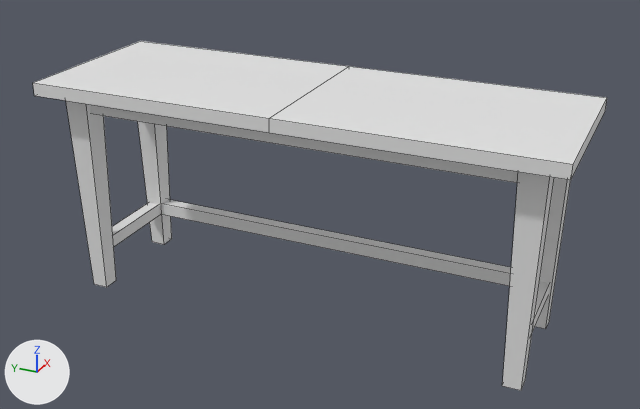
The FBX model UE/Geometry/Blockout/Table_Blockout_01.fbx as it was, and as the next commit left it.
The view is the same before and after, from a 50 mm camera at (-2.86, -1.32, 1.87) aimed at (-0.01, -0.03, 0.45). The lights are fixed; the arrows at lower left show +X, +Y and +Z. Mesh edges are drawn as thin lines.

In view in the first picture: 'Table_Blockout_01'.
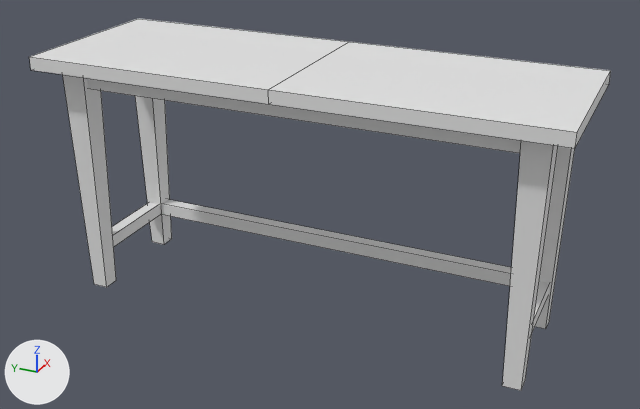
The change in detail:
me_cube_004 has 100 vertices, 54 faces and spans x -0.35..0.35, y -1.0..1.0, z 0.0..0.9.
me_cube_004 is used by ob_table_blockout_01; location (0.0, 0.0, 0.0).
Before the commit, vertices of me_cube_004: 9 (-0.27, 0.83, 0.87), 11 (-0.27, 0.93, 0.87), 13 (-0.17, 0.83, 0.87), 15 (-0.17, 0.93, 0.87).
Before the commit, vertices of me_cube_004: 17 (0.27, 0.83, 0.87), 19 (0.27, 0.93, 0.87), 21 (0.17, 0.83, 0.87), 23 (0.17, 0.93, 0.87).
Before the commit, vertices of me_cube_004: 29 (-0.27, -0.83, 0.87), 31 (-0.27, -0.93, 0.87), 33 (-0.17, -0.83, 0.87), 35 (-0.17, -0.93, 0.87).
Before the commit, vertices of me_cube_004: 37 (0.27, -0.83, 0.87), 39 (0.27, -0.93, 0.87), 41 (0.17, -0.83, 0.87), 43 (0.17, -0.93, 0.87).
me_cube_004 part 1: the loose piece of 12 vertices spanning x -0.35..0.35, y -1.0..1.0, z 0.85..0.9 is moved by (0.0, 0.0, 0.1).
me_cube_004 part 2: the loose piece of 8 vertices spanning x -0.25..-0.19, y -0.9..0.9, z 0.77..0.86 is moved by (0.0, 0.0, 0.1).
Part 3, on me_cube_004:
Vertices 9, 11, 13, 15 of me_cube_004 move by (0.0, 0.0, 0.1).
Part 4, on me_cube_004:
Vertices 17, 19, 21, 23 of me_cube_004 move by (0.0, 0.0, 0.1).
Part 5, on me_cube_004:
Vertices 29, 31, 33, 35 of me_cube_004 move by (0.0, 0.0, 0.1).
Part 6, on me_cube_004:
Vertices 37, 39, 41, 43 of me_cube_004 move by (0.0, 0.0, 0.1).

Boxes [x1, y1, x2, y2] around the edits, measured in the pictures (640 x 409 px; the box of a moved part takes in the faces that stretch with it):
'Table_Blockout_01', reshaped (7% taller): before [33, 41, 607, 391]; after [29, 18, 611, 391]
part 1 of me_cube_004, moved or reshaped: before [33, 41, 607, 180]; after [29, 18, 611, 148]
part 2 of me_cube_004, moved or reshaped: before [90, 104, 518, 183]; after [87, 78, 521, 153]
part 3 of me_cube_004, moved or reshaped: before [66, 101, 116, 287]; after [62, 74, 116, 287]
part 4 of me_cube_004, moved or reshaped: before [138, 122, 172, 244]; after [135, 96, 172, 244]
part 5 of me_cube_004, moved or reshaped: before [502, 172, 554, 391]; after [502, 141, 558, 391]
part 6 of me_cube_004, moved or reshaped: before [535, 177, 571, 329]; after [535, 146, 575, 329]
